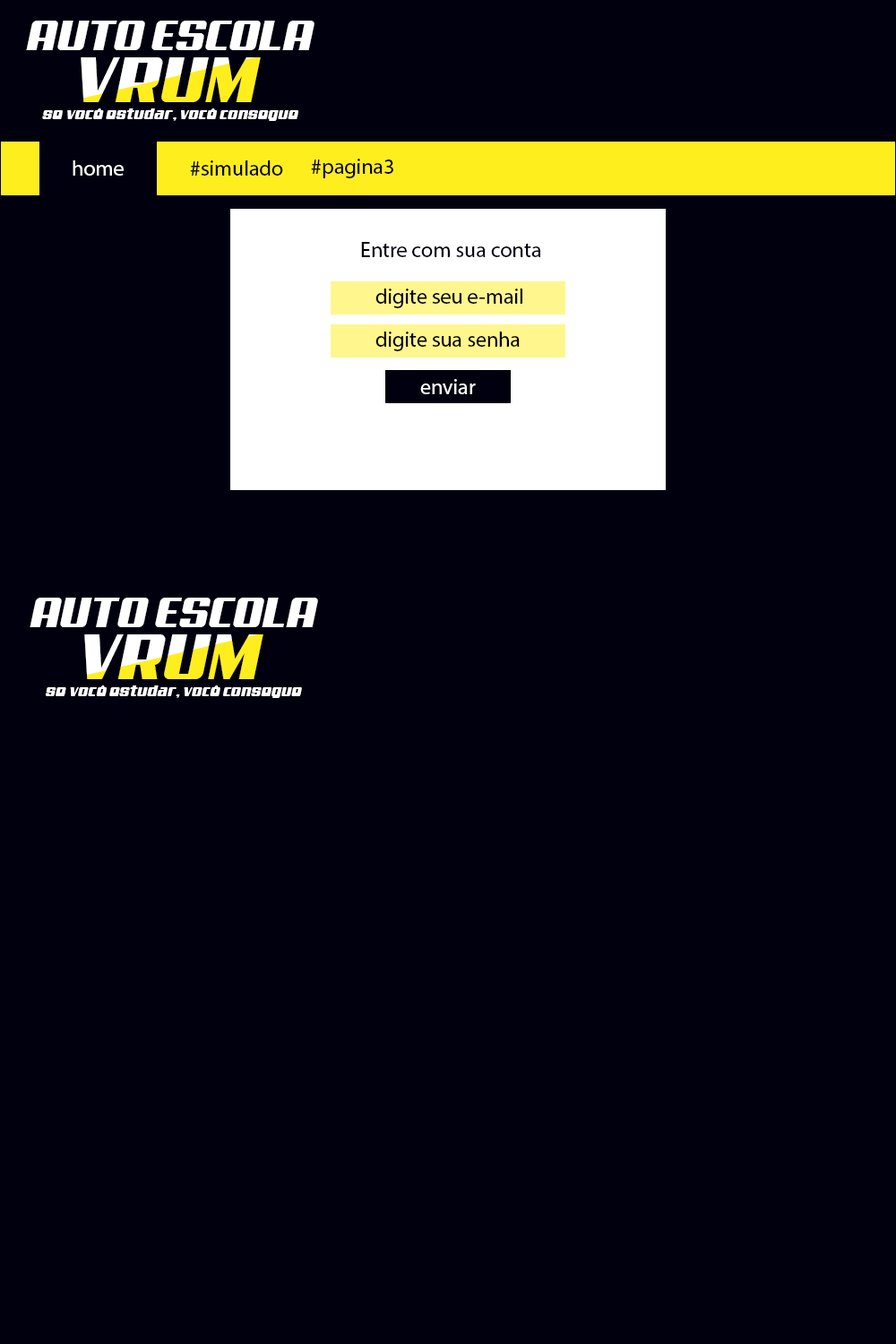
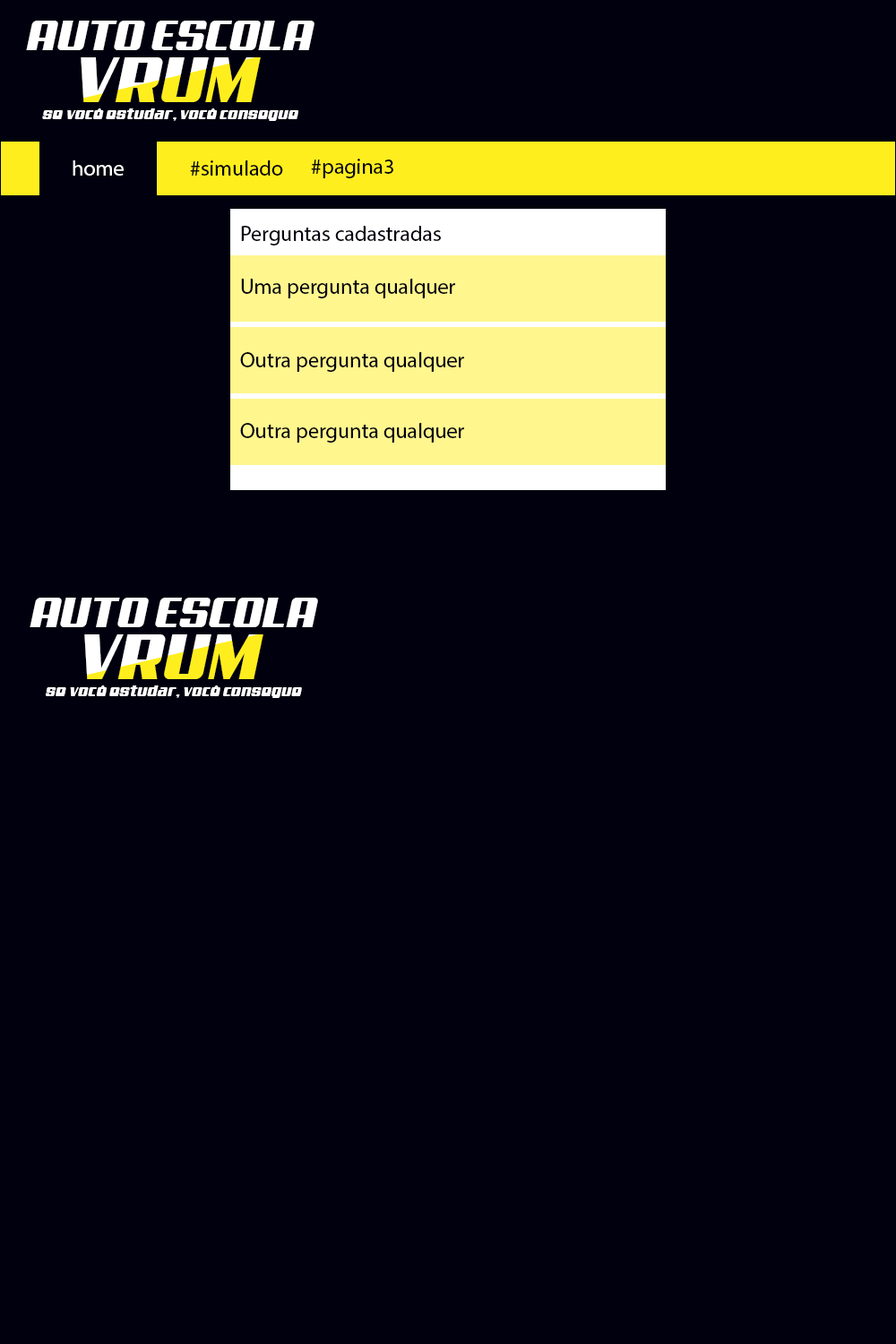
The second 896px x 1344px image is a revision of the first. Changes to its layers:
hid group "login" (8 layers) over [230, 225, 666, 465]
added group "listagem_perguntas" with 8 layers in group "body" over [230, 225, 666, 465]
added layer "Perguntas cadastradas" in group "listagem_perguntas" over [240, 225, 441, 246]
added layer "Outra pergunta qualquer" (1st of 2, in "body" › "listagem_perguntas") in group "listagem_perguntas" over [240, 422, 464, 443]
added layer "item3" (2nd of 5, in "body" › "listagem_perguntas") (50%) in group "listagem_perguntas" over [230, 398, 666, 465]
added layer "Outra pergunta qualquer" (2nd of 2, in "body" › "listagem_perguntas") in group "listagem_perguntas" over [240, 352, 464, 372]
added layer "item2" (2nd of 5, in "body" › "listagem_perguntas") (50%) in group "listagem_perguntas" over [230, 326, 666, 394]
added layer "Uma pergunta qualquer" in group "listagem_perguntas" over [240, 278, 456, 299]
added layer "item1" (2nd of 6, in "body" › "listagem_perguntas") (50%) in group "listagem_perguntas" over [230, 255, 666, 322]
added layer "container" (2nd of 6, in "body" › "listagem_perguntas") in group "listagem_perguntas" over [230, 225, 666, 465]
